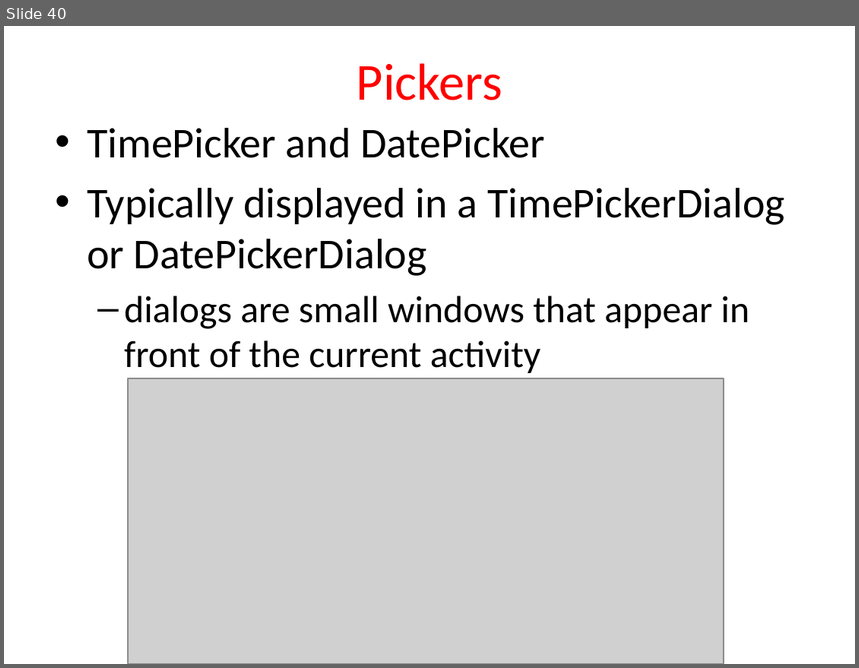
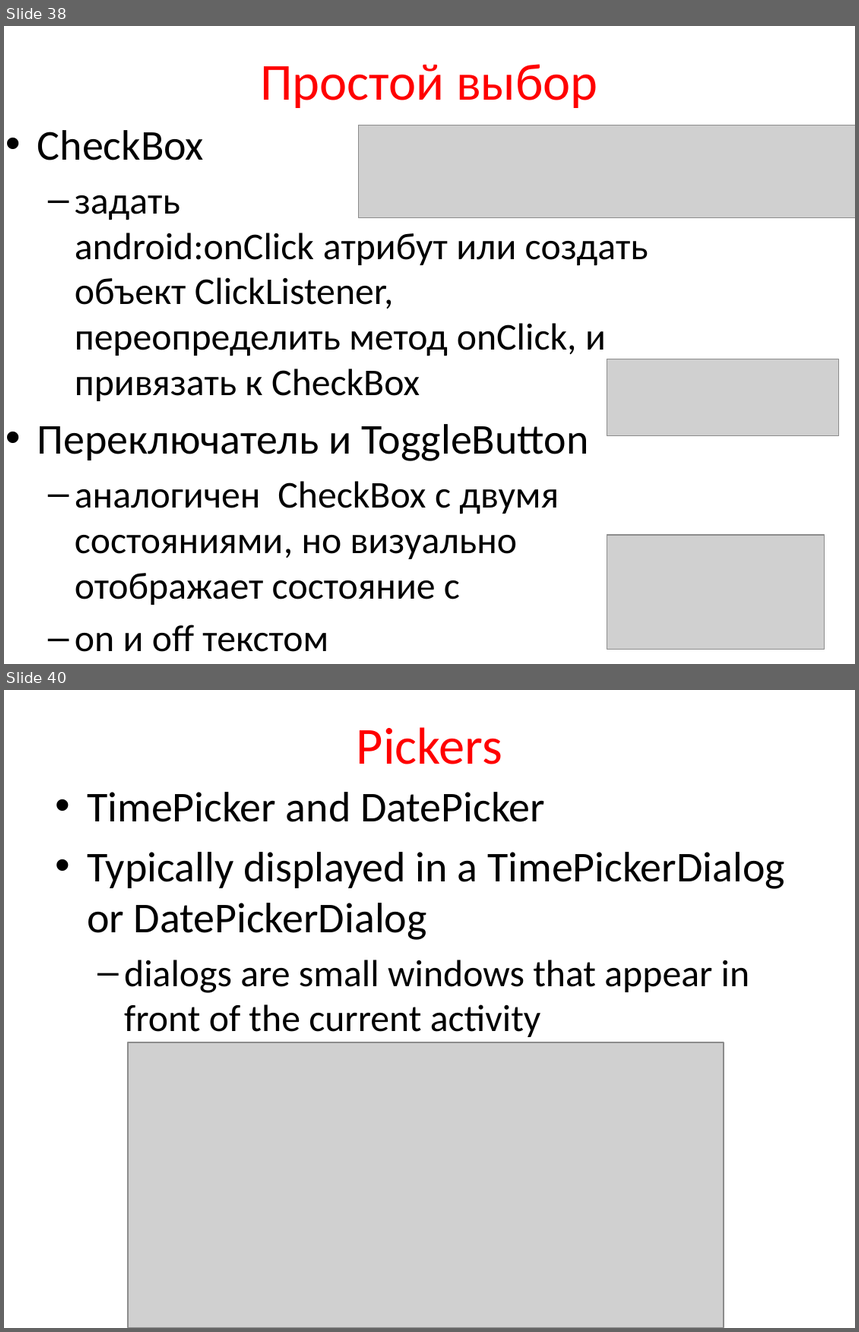
Before and after one commit to maxchv/Android, a slide deck: presentation/3_BasicUI.pptx. Shown one above the other, each under a label of ours: slide 40 before the commit, slides 38 and 40 after it; the slides between them are not shown. The pictures are 859x668 and 859x1332 pixels, drawn with LibreOffice and Linux fonts; fonts in the diff are those of the drawing; grey boxes stand for pictures. Boxes give left, top, right and bottom in pixels: in the first picture for what was removed or moved away, otherwise in the second. Text is boxed around its words. In the diff, an @@ line names an element or a change of style, - is before the commit and + after.

```diff
--- a/presentation/3_BasicUI.pptx
+++ b/presentation/3_BasicUI.pptx
@@ slide 38 added at bbox=[4, 26, 855, 664], background #FFFFFF @@
@@ title added at bbox=[260, 64, 598, 108], 44 pt, text #FF0000 @@
+Простой выбор
@@ text added at bbox=[37, 130, 648, 652], 32 pt, text #000000 @@
+• CheckBox
+  – задать
+    android:onClick атрибут или создать объект ClickListener, переопределить метод onClick, и привязать к CheckBox
+• Переключатель и ToggleButton
+  – аналогичен CheckBox с двумя состояниями, но визуально отображает состояние с
+  – on и off текстом
@@ picture added at bbox=[359, 126, 855, 218] @@
@@ picture added at bbox=[607, 360, 839, 436] @@
@@ picture added at bbox=[607, 535, 825, 649] @@
```
Also in this commit, not shown: 21 slides changed, 7 other slides added, 10 slides removed.
